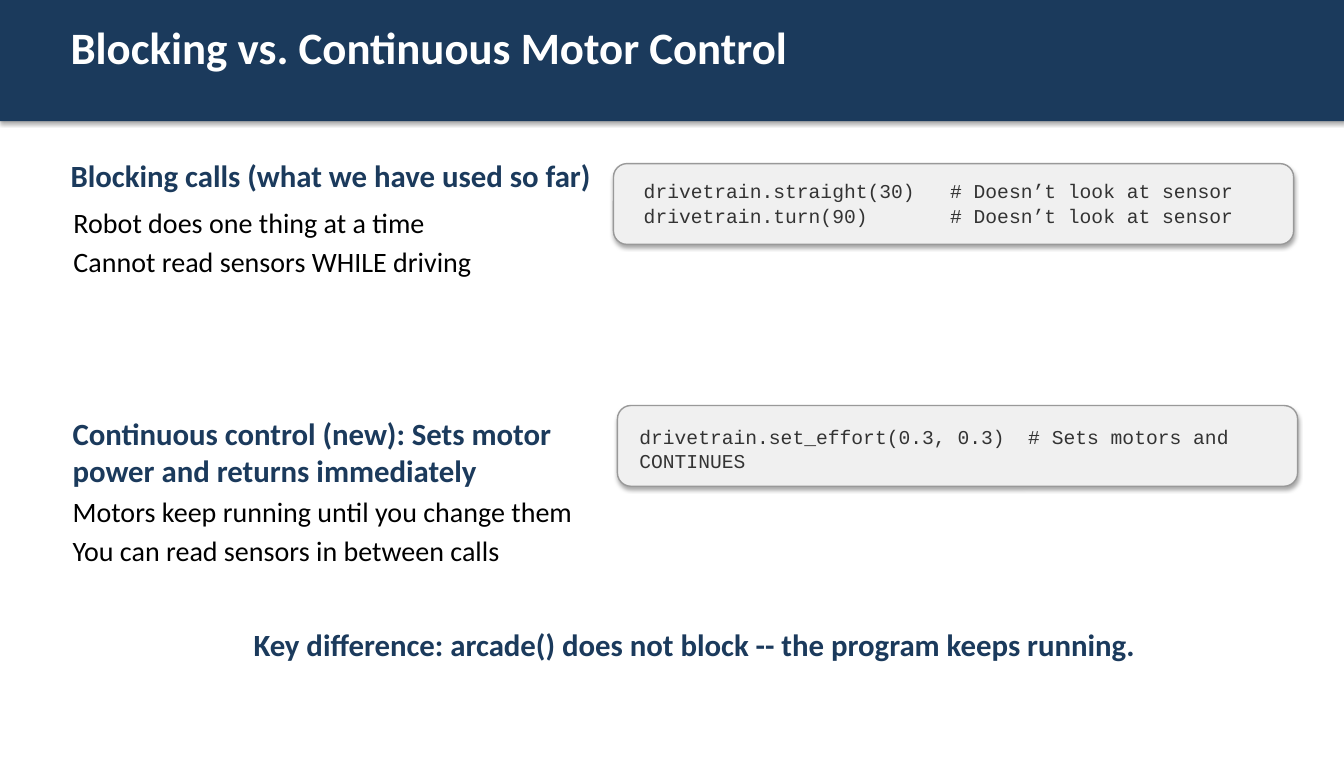
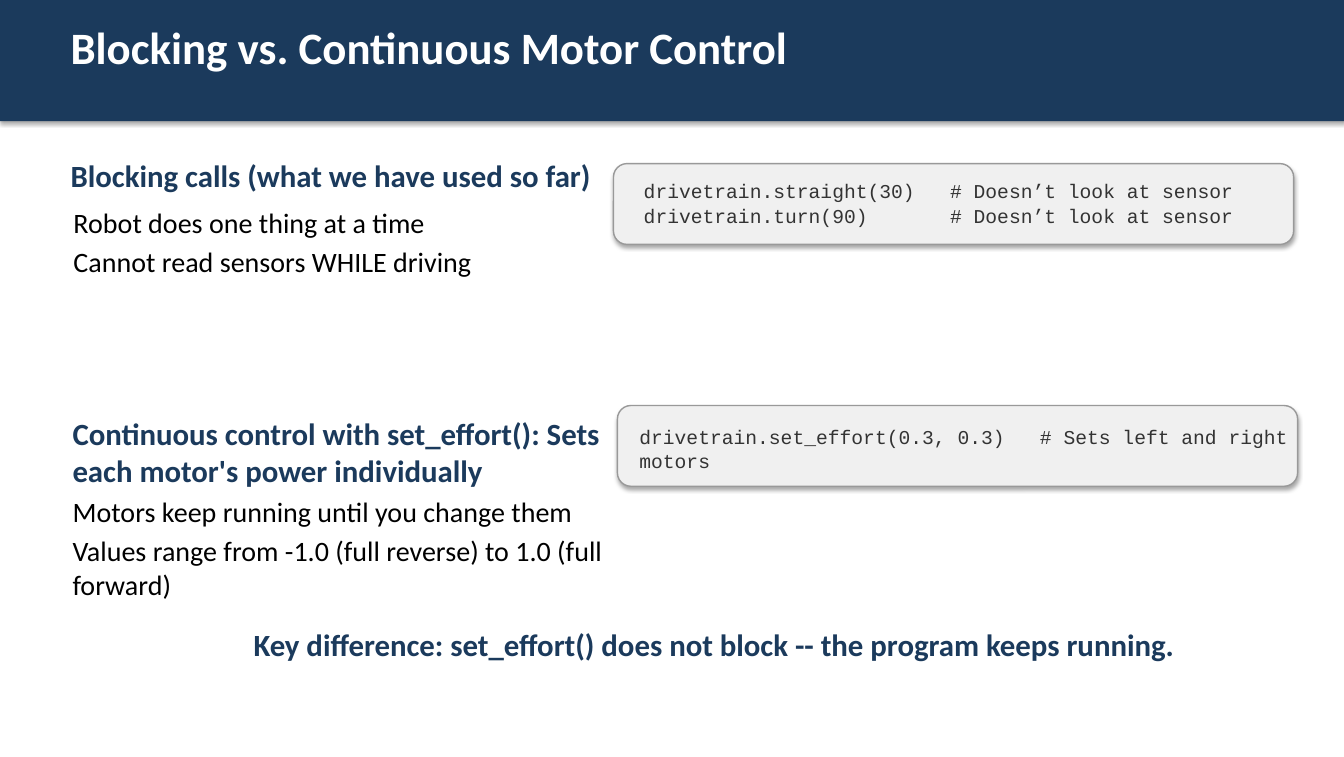
Before and after one commit to bradamiller/IntoToPython, a slide deck: slide 3 of module-02-line-tracking/slides/05-proportional-control.pptx. Drawn at 1344x757 pixels with LibreOffice and Linux fonts; fonts in the diff are those of the drawing. Boxes give left, top, right and bottom in pixels: in the first picture for what was removed or moved away, otherwise in the second. Text is boxed around its words. In the diff, an @@ line names an element or a change of style, - is before the commit and + after.

Commit message:
added an explanation of what arcade does

```diff
--- a/module-02-line-tracking/slides/05-proportional-control.pptx
+++ b/module-02-line-tracking/slides/05-proportional-control.pptx
@@ text at [73, 422, 600, 487]: text changed @@
-Continuous control (new): Sets motor power and returns immediately
+Continuous control with set_effort(): Sets each motor's power individually
@@ text at [639, 430, 1288, 448]: text changed @@
-drivetrain.set_effort(0.3, 0.3) # Sets motors and CONTINUES
+drivetrain.set_effort(0.3, 0.3) # Sets left and right motors
@@ text at [73, 540, 602, 566]: text changed @@
-You can read sensors in between calls
+Values range from -1.0 (full reverse) to 1.0 (full forward)
@@ text at [254, 633, 1174, 662]: text changed @@
-Key difference: arcade() does not block -- the program keeps running.
+Key difference: set_effort() does not block -- the program keeps running.
```
Also in this commit, not shown: 1 other slide changed, 2 other files.
